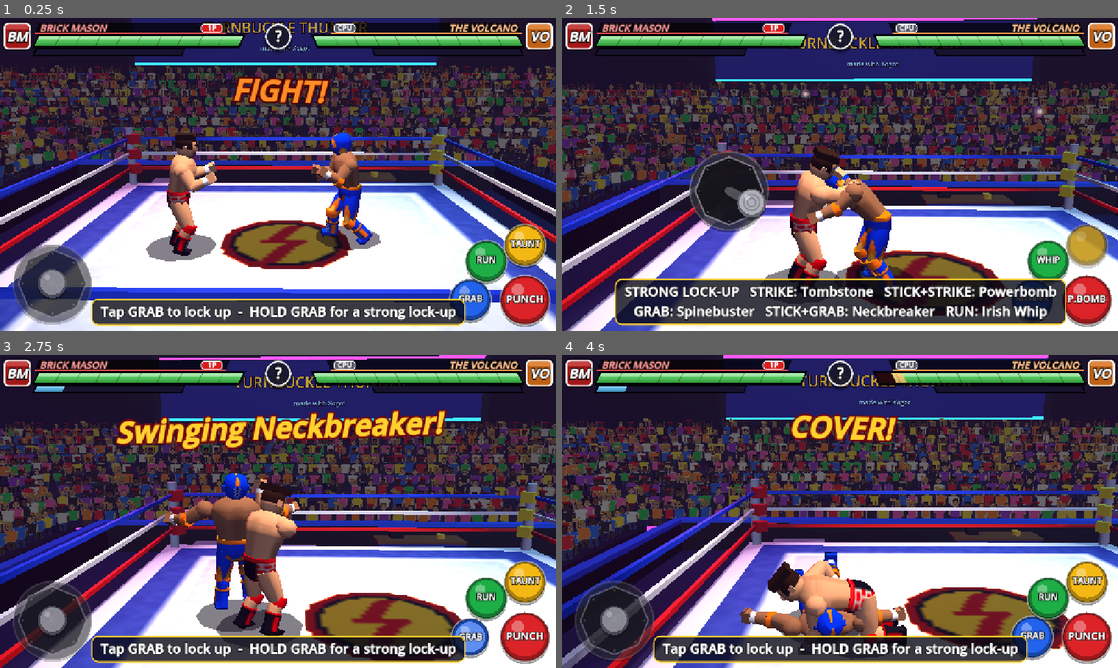
Above: before the commit, frames 1-4 (two rows, left to right).
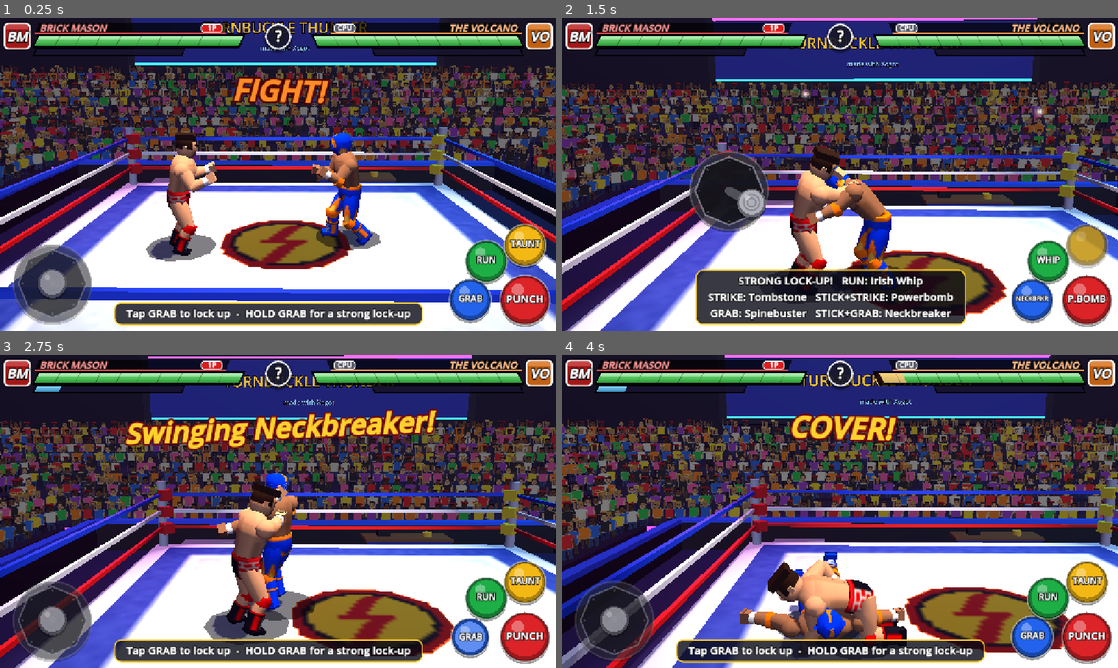
Above: after the commit, the same moments.

Repository: mygoodvibes24/turnbuckle-thunder
Game: Godot game, scene res://main.tscn
The game is run twice, just before and just after one commit, with the same random seed, the same clock (stepped at 60 frames per second) and the same inputs.
Inputs (mouse positions are in pixels of both pictures, inside the frame that each line leads up to):
- Up to frame 1 (0.25 s): no input
- Up to frame 2 (1.5 s): tap Enter at 0.5 s; move the mouse to (962, 158) at 0.52 s; hold D (move_right) 0.53-1.25 s; hold K (grapple) 0.53-1.25 s; click (962, 158) at 0.67 s; tap Space (pin) at 0.8 s; drag from (728, 190) to (812, 237) at 1.27 s
- Up to frame 3 (2.75 s): move the mouse to (333, 442) at 2.02 s; hold D (move_right) from 2.03 s (still down); hold K (grapple) from 2.03 s (still down); tap L (run) at 2.1 s
- Up to frame 4 (4 s): release D (move_right) at 2.75 s; release K (grapple) at 2.75 s; drag from (812, 574) to (673, 464) at 2.77 s; move the mouse to (1006, 558) at 3.52 s; hold A (move_left) from 3.53 s (still down); tap Space (pin) at 3.6 s; tap L (run) at 3.8 s

The runs differ from the first frame. In frame 1, 3.9% of the frame differs, in the area x 16-89%, y 1-99%; in frame 2, 10%; in frame 3, 48%, in the area x 0-100%, y 0-100%; in frame 4, 17%.

Commit message:
Fix review issues: fair reversals, audio cache, hint layout, fog
Co-Authored-By: Claude Opus 5.5 <noreply@anthropic.com>
Claude-Session: https://claude.ai/code/session_01RUyHYSJkGGGZ1s8BonUfiU

Diff:
--- a/scripts/audio.gd
+++ b/scripts/audio.gd
@@ -26,6 +26,9 @@
 const BELL_GAP: float = 0.35
 
 var clips: Dictionary = {}
+# Synthesized clips survive scene reloads (REMATCH), so the ~216k-sample synthesis
+# runs once per launch instead of on every reload.
+static var _cache: Dictionary = {}
 
 var _rng: RandomNumberGenerator = RandomNumberGenerator.new()      # deterministic synthesis noise
 var _play_rng: RandomNumberGenerator = RandomNumberGenerator.new() # runtime pitch variation
@@ -72,16 +75,16 @@
 
 # ------------------------------------------------------------------ public API
 
-func play(name: String, volume_db: float = 0.0, pitch_variation: float = 0.08) -> void:
-	if not clips.has(name) or _pool.is_empty():
-		if not _warned.has(name):
-			_warned[name] = true
-			push_warning("audio.gd: unknown sound '%s'" % name)
+func play(sound: String, volume_db: float = 0.0, pitch_variation: float = 0.08) -> void:
+	if not clips.has(sound) or _pool.is_empty():
+		if not _warned.has(sound):
+			_warned[sound] = true
+			push_warning("audio.gd: unknown sound '%s'" % sound)
 		return
 	var p: AudioStreamPlayer = _pool[_next_player]
 	_next_player = (_next_player + 1) % _pool.size()
 	p.stop()
-	p.stream = clips[name]
+	p.stream = clips[sound]
 	p.volume_db = volume_db
 	var v: float = absf(pitch_variation)
 	p.pitch_scale = maxf(0.05, 1.0 + _play_rng.randf_range(-v, v))
@@ -116,6 +119,9 @@
 # ------------------------------------------------------------------ synthesis
 
 func _build_clips() -> void:
+	if not _cache.is_empty():
+		clips = _cache
+		return
 	clips["punch"] = _to_wav(_synth_hit(0.06, 180.0, 120.0, 0.55, 2600.0), false)
 	clips["kick"] = _to_wav(_synth_hit(0.09, 130.0, 80.0, 0.7, 1800.0), false)
 	clips["thud"] = _to_wav(_synth_slam(0.35, 70.0, 48.0, 0.5), false)
@@ -128,6 +134,7 @@
 	clips["ooh"] = _to_wav(_synth_ooh(1.0, 210.0, 0.85), false)
 	clips["boo"] = _to_wav(_synth_ooh(1.1, 150.0, 0.7), false)
 	clips["crowd_loop"] = _to_wav(_synth_crowd_loop(3.0), true)
+	_cache = clips
 
 
 func _noise() -> float:
--- a/scripts/main.gd
+++ b/scripts/main.gd
@@ -356,7 +356,7 @@
 	env.fog_enabled = true
 	env.fog_light_color = Color(0.13, 0.06, 0.2)
 	env.fog_light_energy = 1.0
-	env.fog_density = 0.03
+	env.fog_density = 0.012
 	env.fog_sky_affect = 0.0
 	var we := WorldEnvironment.new()
 	we.environment = env
@@ -889,6 +889,9 @@
 var bar_canvas: Control
 var hint_panel: PanelContainer
 var hint_style: StyleBoxFlat
+var hint_max_w := 760.0  # widest the hint text may get (set by _layout_hud)
+const HINT_FONT := 24
+const REVERSE_MIN_WINDOW := 0.25  # shorter reversal windows get no "REVERSE!" prompt
 var help_button: Button
 var help_panel: PanelContainer
 var win_banner: Panel
@@ -1032,7 +1035,8 @@
 	hint_panel.grow_vertical = Control.GROW_DIRECTION_BEGIN
 	hint_panel.visible = false
 	hud.add_child(hint_panel)
-	hint_label = _big_label(30)
+	hint_label = _big_label(HINT_FONT)
+	hint_label.autowrap_mode = TextServer.AUTOWRAP_WORD_SMART
 	hint_label.add_theme_constant_override("outline_size", 5)
 	hint_label.add_theme_constant_override("line_spacing", 2)
 	hint_panel.add_child(hint_label)
@@ -1109,9 +1113,9 @@
 		], false],
 		["REVERSALS", [
 			["REVERSE!", "Press GRAB or STRIKE right then"],
-			["", "Counters lock-ups, whips, punches"],
+			["", "Counters lock-ups, whips, lariats"],
 			["", "Arm Drag / Hip Toss / Back Body Drop"],
-			["TOO EARLY", "Early presses lock you out"],
+			["TOO EARLY", "Mashing just before locks you out"],
 		], false],
 		["PINS", [
 			["PIN", "3-count wins; big moves are harder"],
@@ -1245,7 +1249,15 @@
 	# Announcer sits just below the bars; hint panel at the bottom center above the
 	# safe-area bottom; "?" button at the top center between the two bars.
 	_place(announce_label, 0.5, 0.0, Rect2(-520, sr.position.y + 108, 1040, 120))
-	_place(hint_panel, 0.5, 1.0, Rect2(0, -(get_viewport().get_visible_rect().size.y - sr.end.y) - 14, 0, 0))
+	# The hint is centered in the free band between the stick and the button cluster
+	# and wraps (see _fit_hint) so it never sits under either.
+	var band := Vector2(sr.position.x + 220.0, sr.end.x - 260.0)
+	if touch != null:
+		band = touch.free_band()
+	hint_max_w = maxf(320.0, band.y - band.x) - hint_style.content_margin_left - hint_style.content_margin_right
+	var hint_y := -(get_viewport().get_visible_rect().size.y - sr.end.y) - 14
+	_place(hint_panel, 0.0, 1.0, Rect2((band.x + band.y) * 0.5, hint_y, 0, 0))
+	_fit_hint()
 	_place(help_button, 0.5, 0.0, Rect2(-30, sr.position.y + 12, 60, 60))
 	if bar_canvas != null:
 		bar_canvas.queue_redraw()
@@ -1263,8 +1275,21 @@
 			help_panel.accept_event()
 
 
+## Sizes the hint label to its natural width, capped at hint_max_w (then it word-wraps).
+func _fit_hint() -> void:
+	var w := 0.0
+	for line in hint_label.text.split("\n"):
+		w = maxf(w, hud_font.get_string_size(line, HORIZONTAL_ALIGNMENT_LEFT, -1, HINT_FONT).x + 12.0)
+	hint_label.custom_minimum_size = Vector2(minf(w, hint_max_w), 0)
+
+
 func _pop(c: Control, from_scale: float, from_rot: float, secs: float) -> Tween:
-	c.pivot_offset = c.size * 0.5
+	# Before the first layout pass size is still zero; fall back to the placed rect so
+	# the pop pivots around the center, not the top-left corner.
+	var sz := c.size
+	if sz.x < 1.0 or sz.y < 1.0:
+		sz = Vector2(c.offset_right - c.offset_left, c.offset_bottom - c.offset_top).max(c.get_combined_minimum_size())
+	c.pivot_offset = sz * 0.5
 	c.scale = Vector2(from_scale, from_scale)
 	c.rotation = from_rot
 	var tw := create_tween()
@@ -1500,28 +1525,35 @@
 	get_tree().reload_current_scene()
 
 
+## True while a reversal window the player can actually react to is open on p1
+## (total length >= REVERSE_MIN_WINDOW; window + age stays equal to its full length).
+func _show_reverse() -> bool:
+	var rev: float = p1.reversal_window
+	var age: float = p1.reversal_age
+	return rev > 0.0 and rev + age >= REVERSE_MIN_WINDOW
+
+
 func _hint_text() -> String:
 	var st: int = p1.state
 	var opp: int = p2.state
 	var special: bool = p1.is_special_ready()
-	var rev: float = p1.reversal_window
 	var lockout: float = p1.reversal_lockout
 	var a: Vector3 = p1.position
 	var b: Vector3 = p2.position
 	var near := Vector2(a.x - b.x, a.z - b.z).length() < 1.7
-	if rev > 0.0:
+	if _show_reverse():
 		return "REVERSE!  Tap GRAB or STRIKE NOW!"
 	if st == Wrestler.S.TIEUP_ATK:
 		var strong: bool = p1.tie_strong
 		if strong:
 			var fin_s := "THUNDER DRIVER!" if special else "Neckbreaker"
-			return "STRONG LOCK-UP   STRIKE: Tombstone   STICK+STRIKE: Powerbomb\nGRAB: Spinebuster   STICK+GRAB: " + fin_s + "   RUN: Irish Whip"
+			return "STRONG LOCK-UP!   RUN: Irish Whip\nSTRIKE: Tombstone   STICK+STRIKE: Powerbomb\nGRAB: Spinebuster   STICK+GRAB: " + fin_s
 		var fin := "THUNDER DRIVER!" if special else "DDT"
-		return "STRIKE: Knee   STICK+STRIKE: Suplex\nGRAB: Slam   STICK+GRAB: " + fin + "   RUN: Irish Whip"
+		return "LOCK-UP!   RUN: Irish Whip\nSTRIKE: Knee   STICK+STRIKE: Suplex\nGRAB: Slam   STICK+GRAB: " + fin
 	if st == Wrestler.S.TIEUP_DEF:
 		if lockout > 0.0:
 			return "TOO EARLY!  Wait for the move..."
-		return "CAUGHT!  Tap GRAB or STRIKE the moment he moves to reverse"
+		return "CAUGHT!  Tap GRAB or STRIKE when the \"!\" appears to reverse"
 	if st == Wrestler.S.PINNED:
 		return "MASH ANY BUTTON TO KICK OUT!"
 	if st == Wrestler.S.GRAB_WINDUP:
@@ -1551,7 +1583,6 @@
 	var st: int = p1.state
 	var opp: int = p2.state
 	var special: bool = p1.is_special_ready()
-	var rev: float = p1.reversal_window
 	var mv: Vector2 = p1.in_move
 	var dir_held := mv.length() > 0.5
 	var a: Vector3 = p1.position
@@ -1561,7 +1592,7 @@
 	if match_over:
 		touch.set_labels("", "", "", "")
 		glow = ""
-	elif rev > 0.0:
+	elif _show_reverse():
 		touch.set_labels("REVERSE!", "REVERSE!", "", "")
 		glow = "all"
 	elif st == Wrestler.S.PINNED:
@@ -1716,6 +1747,7 @@
 	var hint := "" if match_over else _hint_text()
 	if hint != hint_label.text:
 		hint_label.text = hint
+		_fit_hint()
 		hint_panel.visible = hint != ""
 		# The panel re-sizes around the text by itself (zero offsets + grow); give it a pop.
 		if hint != "":
--- a/scripts/touch_controls.gd
+++ b/scripts/touch_controls.gd
@@ -11,6 +11,7 @@
 ##   layout_changed                  -> emitted after the safe area / layout is recomputed
 ##   set_labels(strike, grapple, run, pin) -> context-sensitive button captions ("" = idle)
 ##   set_highlight(action)           -> make one button glow ("all" pulses every button)
+##   free_band()                     -> x range at the bottom between stick and buttons
 
 signal layout_changed
 
@@ -90,6 +91,17 @@
 
 func set_highlight(action: String) -> void:
 	_highlight = action
+
+
+## Horizontal band (x from, x to) along the bottom of the screen that is free of the
+## stick and the button cluster: HUD text placed there never sits under a thumb.
+func free_band() -> Vector2:
+	var left := _joy_home().x + JOY_RADIUS + 16.0
+	var right := get_viewport_rect().size.x - safe_right
+	for i in _btn_centers.size():
+		var r: float = BTN_MAIN_R if bool(BUTTONS[i]["main"]) else BTN_R
+		right = minf(right, _btn_centers[i].x - r - 16.0)
+	return Vector2(left, right)
 
 
 func safe_rect() -> Rect2:
--- a/scripts/wrestler.gd
+++ b/scripts/wrestler.gd
@@ -31,10 +31,12 @@
 const PIN_ESCAPE_NEEDED := 6.0
 const LOCKUP_DIST := 1.05     # pelvis-to-pelvis spacing in a lock-up (no head clipping)
 const STRONG_GRAB_HOLD := 0.3 # hold GRAB this long for a strong lock-up
-const REVERSAL_WINDOW := 0.25 # defender's timing window after a weak-grapple commit
-const STRONG_REVERSAL_WINDOW := 0.35  # strong grapples are slower, so easier to read
+const REVERSAL_WINDOW := 0.4  # defender's timing window after a weak-grapple commit
+const STRONG_REVERSAL_WINDOW := 0.5  # strong grapples are slower, so easier to read
 const REVERSAL_LOCKOUT := 0.5 # pressing too early locks reversals out for this long
-const PUNCH_HIT := 0.18       # punch contact time (also its reversal window)
+const PUNCH_HIT := 0.18       # punch contact time (also its reversal window, CPU defenders only)
+const LARIAT_REVERSAL_WINDOW := 0.35  # human defender's window against a running lariat
+const REVERSAL_EARLY := 0.15  # a press this soon before a window opens counts as mashing
 const PUNCH_END := 0.42
 const TAUNT_TIME := 1.1
 const TAUNT_COOLDOWN := 6.0
@@ -163,6 +165,7 @@
 var knee_l: Node3D
 var knee_r: Node3D
 var look := {}
+var rev_tell: Label3D  # "!" over our head while a reversal window is open on us
 
 
 func setup(p_name: String, p_look: Dictionary, p_cpu: bool) -> void:
@@ -173,6 +176,26 @@
 	skin_color = look.get("skin", Color(0.86, 0.64, 0.48))
 	is_cpu = p_cpu
 	_build_body()
+	_build_rev_tell()
+
+
+## The visible tell for timed reversals: a bold yellow "!" ~0.6 m above the head.
+func _build_rev_tell() -> void:
+	rev_tell = Label3D.new()
+	rev_tell.text = "!"
+	var bold := FontVariation.new()
+	bold.variation_embolden = 1.2
+	rev_tell.font = bold
+	rev_tell.font_size = 96
+	rev_tell.pixel_size = 0.006
+	rev_tell.modulate = Color(1.0, 0.9, 0.1)
+	rev_tell.outline_modulate = Color(0.1, 0.05, 0.0)
+	rev_tell.outline_size = 18
+	rev_tell.billboard = BaseMaterial3D.BILLBOARD_ENABLED
+	rev_tell.no_depth_test = true
+	rev_tell.position = Vector3(0, 2.65, 0)
+	rev_tell.visible = false
+	add_child(rev_tell)
 
 
 # ---------------------------------------------------------------- body building
@@ -655,15 +678,17 @@
 	hips = _pivot(pose_root, Vector3.ZERO)
 
 	# Pelvis / trunks (back of the trunks is 0.195 behind the pelvis)
-	_loft(hips, [
+	var trunks_mi := _loft(hips, [
 		Vector4(0.17, 0.285, 0.19, 0.0), Vector4(0.12, 0.29, 0.195, 0.0), Vector4(0.0, 0.28, 0.195, 0.0),
 		Vector4(-0.1, 0.25, 0.18, 0.0), Vector4(-0.17, 0.16, 0.13, 0.0)], trunks_mat)
+	trunks_mi.cast_shadow = GeometryInstance3D.SHADOW_CASTING_SETTING_ON
 
 	# Torso: waist -> lats/ribs -> pecs -> shoulders -> traps (back reaches 0.205 behind)
 	torso = _pivot(hips, Vector3(0, 0.12, 0))
-	_loft(torso, [
+	var torso_mi := _loft(torso, [
 		Vector4(0.64, 0.11, 0.09, -0.01), Vector4(0.58, 0.27, 0.15, -0.02), Vector4(0.48, 0.37, 0.2, 0.0),
 		Vector4(0.34, 0.355, 0.215, 0.01), Vector4(0.2, 0.3, 0.19, 0.0), Vector4(0.0, 0.26, 0.17, 0.0)], torso_mat)
+	torso_mi.cast_shadow = GeometryInstance3D.SHADOW_CASTING_SETTING_ON
 
 	# Neck + head (head ~0.33 wide x 0.36 tall x 0.35 deep, top ~2.03 m when standing)
 	_loft(torso, [Vector4(0.72, 0.095, 0.095, 0.02), Vector4(0.52, 0.115, 0.11, 0.0)], skin, false, false)
@@ -724,8 +749,9 @@
 func _build_leg(side: int, legs_mat: Material, pad: Material, boots: Material, boots_plain: Material, sole: Material) -> Node3D:
 	# hip pivot at 0.89 m, knee at 0.46 m, sole at 0.0 m when standing straight
 	var hp := _pivot(hips, Vector3(0.14 * side, -0.06, 0))
-	_loft(hp, [Vector4(0.07, 0.135, 0.14, 0.0), Vector4(-0.12, 0.14, 0.15, 0.005),
+	var thigh := _loft(hp, [Vector4(0.07, 0.135, 0.14, 0.0), Vector4(-0.12, 0.14, 0.15, 0.005),
 		Vector4(-0.3, 0.115, 0.125, 0.005), Vector4(-0.45, 0.095, 0.1, 0.0)], legs_mat)    # thigh
+	thigh.cast_shadow = GeometryInstance3D.SHADOW_CASTING_SETTING_ON
 	var kn := _pivot(hp, Vector3(0, -0.43, 0))
 	if side < 0:
 		knee_l = kn
@@ -733,8 +759,9 @@
 		knee_r = kn
 	_loft(kn, [Vector4(0.06, 0.112, 0.118, 0.012), Vector4(0.0, 0.122, 0.128, 0.016),
 		Vector4(-0.07, 0.108, 0.115, 0.012)], pad)                                         # knee pad
-	_loft(kn, [Vector4(0.0, 0.095, 0.1, 0.0), Vector4(-0.1, 0.1, 0.11, -0.01),
+	var shin := _loft(kn, [Vector4(0.0, 0.095, 0.1, 0.0), Vector4(-0.1, 0.1, 0.11, -0.01),
 		Vector4(-0.3, 0.075, 0.08, 0.0)], legs_mat)                                        # shin
+	shin.cast_shadow = GeometryInstance3D.SHADOW_CASTING_SETTING_ON
 	_loft(kn, [Vector4(-0.16, 0.115, 0.122, 0.0), Vector4(-0.3, 0.102, 0.112, 0.0),
 		Vector4(-0.4, 0.104, 0.118, 0.01)], boots, true, false)                            # boot shaft
 	_box(kn, Vector3(0.17, 0.09, 0.27), Vector3(0, -0.405, 0.055), boots_plain)           # boot foot
@@ -886,6 +913,8 @@
 		_ai(delta)
 
 	_handle_reversal_input(delta)
+	# Punch windows are CPU-only and too short to read, so they get no tell.
+	rev_tell.visible = reversal_window > 0.0 and reversal_kind != "punch"
 
 	match state:
 		S.IDLE, S.WALK:
@@ -954,15 +983,15 @@
 # ---------------------------------------------------------------- timed reversals
 # An attacker that commits to a lock-up move, a punch or a running lariat opens a short
 # window on the defender (open_reversal_window). Pressing GRAB/STRIKE inside it reverses
-# (near-certain); pressing in a lock-up before it opens, or mashing right before it opens,
-# locks reversals out for REVERSAL_LOCKOUT seconds.
+# (near-certain); pressing within REVERSAL_EARLY before it opens (mashing) locks
+# reversals out for REVERSAL_LOCKOUT seconds.
 
 func open_reversal_window(dur: float, kind: String) -> void:
 	reversal_window = dur
 	reversal_kind = kind
 	reversal_age = 0.0
 	ai_rev_decided = false
-	if since_press < 0.2:
+	if since_press < REVERSAL_EARLY:
 		reversal_lockout = maxf(reversal_lockout, REVERSAL_LOCKOUT)  # caught mashing
 
 
@@ -977,8 +1006,8 @@
 		else:
 			reversal_window = maxf(0.0, reversal_window - delta)
 	elif state == S.TIEUP_DEF and pressed:
-		# Too early: the attacker hasn't committed to anything yet.
-		reversal_lockout = REVERSAL_LOCKOUT
+		# Too early: the attacker hasn't committed yet. The press is wasted; it only
+		# locks reversals out if it lands within REVERSAL_EARLY of the commit.
 		in_grapple = false
 		in_strike = false
 	if pressed:
@@ -1117,7 +1146,9 @@
 func _start_punch() -> void:
 	set_state(S.PUNCH)
 	current_move_key = "punch"
-	if _opp_can_counter() and _in_front(1.6):
+	# Only a CPU defender gets a punch-reversal window: for a human it is below
+	# reaction time and just flickers "REVERSE!" on every jab.
+	if opponent.is_cpu and _opp_can_counter() and _in_front(1.6):
 		opponent.open_reversal_window(PUNCH_HIT, "punch")
 
 
@@ -1139,7 +1170,7 @@
 	set_state(S.RUN_ATTACK)
 	current_move_key = "lariat"
 	if _opp_can_counter() and _in_front(2.6):
-		opponent.open_reversal_window(0.14, "lariat")
+		opponent.open_reversal_window(0.14 if opponent.is_cpu else LARIAT_REVERSAL_WINDOW, "lariat")
 
 
 func _run_attack(delta: float) -> void:
@@ -1557,6 +1588,9 @@
 		sfx.emit("count", 0.6, global_position + Vector3(0, 0.2, 0))
 		if c >= 3:
 			set_state(S.WIN)
+			# Stand up beside the loser, not inside their torso.
+			position -= Vector3(facing.x, 0.0, facing.z) * 0.8
+			_clamp_ring()
 			opponent.set_state(S.LOSE)
 			won.emit()
 
@@ -1623,6 +1657,9 @@
 		ai_seen_state = situation
 		ai_react = randf_range(0.12, 0.4) * (1.6 - ai_skill)
 
+	if state == S.GRAB_WINDUP:
+		in_grapple_held = ai_strong_grab  # set before any early return, or strong grabs turn weak
+
 	# Timed reversal: decide once per window, then press at a random moment inside it.
 	if reversal_window > 0.0:
 		if not ai_rev_decided:
@@ -1638,7 +1675,6 @@
 		S.TIEUP_DEF, S.PINNED, S.LIFTED, S.PINNING:
 			return
 		S.GRAB_WINDUP:
-			in_grapple_held = ai_strong_grab
 			return
 		S.TIEUP_ATK:
 			if committed_move == "" and state_time > ai_tie_delay:
@@ -1796,6 +1832,8 @@
 	var c := 0.1 + 0.5 * ai_skill
 	if reversal_kind == "strong":
 		c += 0.1
+	elif reversal_kind == "punch":
+		c = 0.05 + 0.15 * ai_skill
 	return clampf(c, 0.0, 0.95)
 
 
@@ -3153,10 +3191,10 @@
 		else:
 			pt_kn_l = 1.4
 			pt_kn_r = lerpf(2.2, 2.0, v)
-		var impact := _seg(v, 0.85, 1.0)
-		pt_tor = Vector3(0.3 * crouch - 0.1 * v + 0.55 * impact, 0.0, 0.0)
-		pt_hd = Vector3(0.2 + 0.2 * impact, 0.0, 0.0)
-		pt_al = Vector3(lerpf(0.4 * crouch - 0.6, -2.5, _smooth(_seg(v, 0.0, 0.4))) + 1.8 * impact, 0.0, -0.4)
+		var hit_k := _seg(v, 0.85, 1.0)
+		pt_tor = Vector3(0.3 * crouch - 0.1 * v + 0.55 * hit_k, 0.0, 0.0)
+		pt_hd = Vector3(0.2 + 0.2 * hit_k, 0.0, 0.0)
+		pt_al = Vector3(lerpf(0.4 * crouch - 0.6, -2.5, _smooth(_seg(v, 0.0, 0.4))) + 1.8 * hit_k, 0.0, -0.4)
 		pt_ar = Vector3(pt_al.x, 0.0, 0.4)
 		pt_el_l = Vector3(-0.4, 0.0, 0.0)
 		pt_el_r = Vector3(-0.4, 0.0, 0.0)
